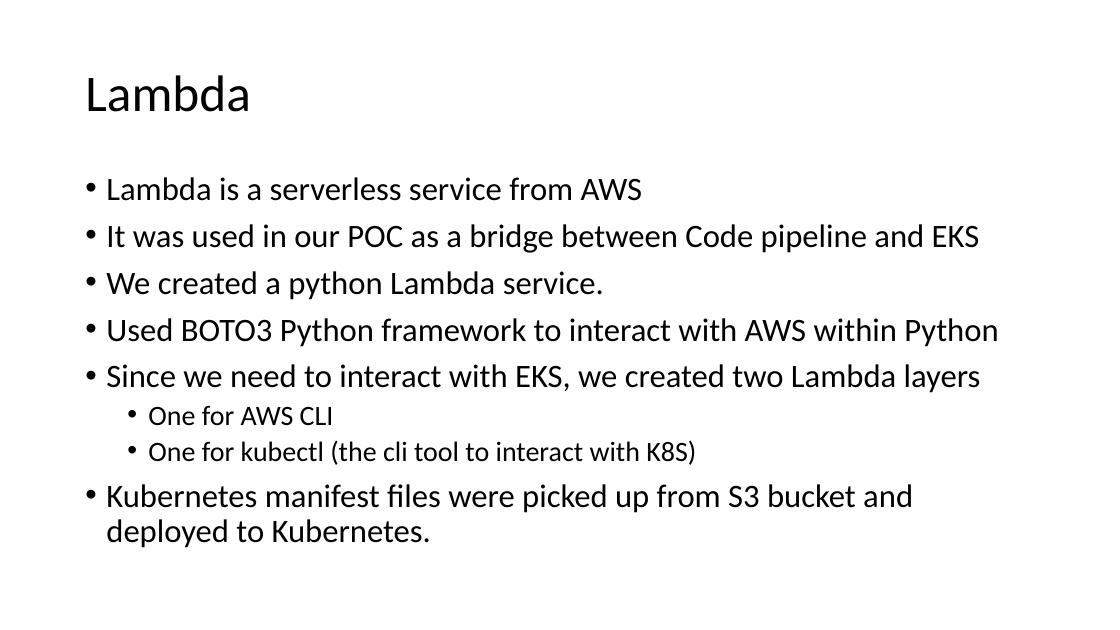
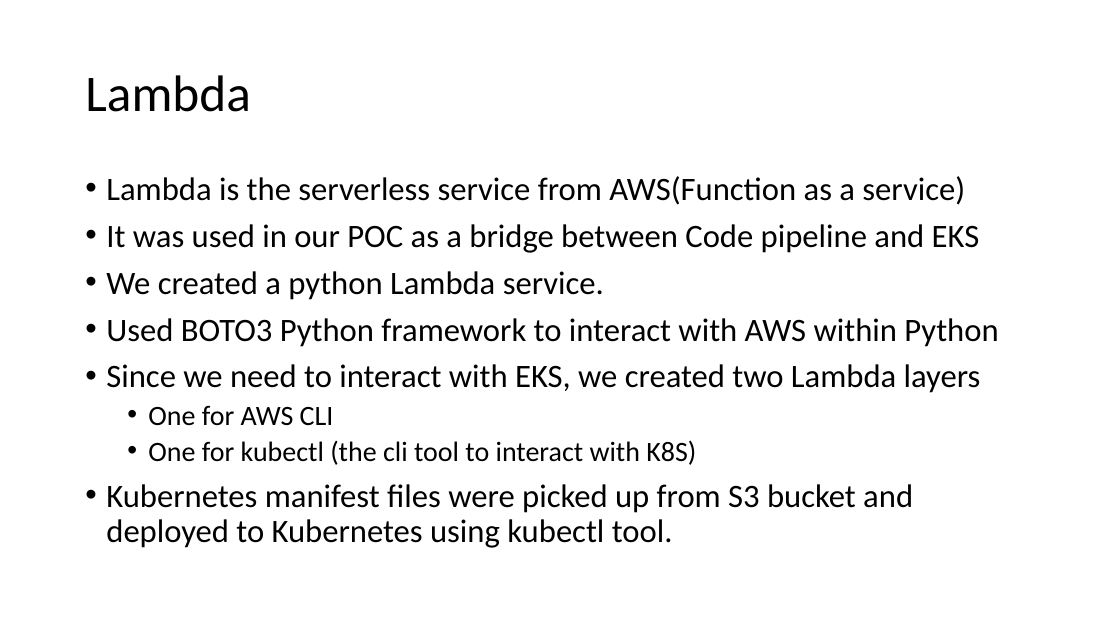
Before and after one commit to awspractice12/aws_practice, a slide deck: slide 13 of documents/DevOps_on_AWS.pptx. Drawn at 1120x630 pixels with LibreOffice and Linux fonts; fonts in the diff are those of the drawing. Boxes give left, top, right and bottom in pixels: in the first picture for what was removed or moved away, otherwise in the second. Text is boxed around its words. In the diff, an @@ line names an element or a change of style, - is before the commit and + after.

```diff
--- a/documents/DevOps_on_AWS.pptx
+++ b/documents/DevOps_on_AWS.pptx
@@ text at bbox=[106, 176, 965, 205]: text changed @@
-• Lambda is a serverless service from AWS
+• Lambda is the serverless service from AWS(Function as a service)
@@ text at bbox=[106, 484, 913, 548]: text changed @@
-• Kubernetes manifest files were picked up from S3 bucket and deployed to Kubernetes.
+• Kubernetes manifest files were picked up from S3 bucket and deployed to Kubernetes using kubectl tool.
```
Also in this commit, not shown: 6 other slides changed.
